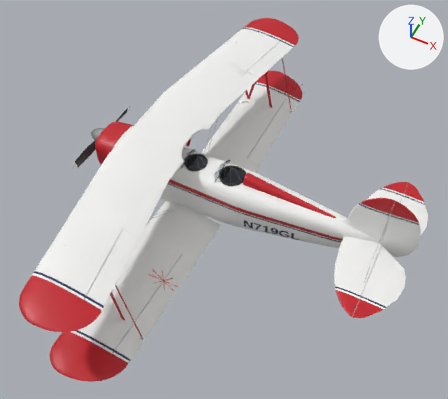
An edit to the glTF model unity/Assets/_Project/Resources/Models/great-lakes-like/great-lakes-like-own.glb, drawn before and after from the same camera.
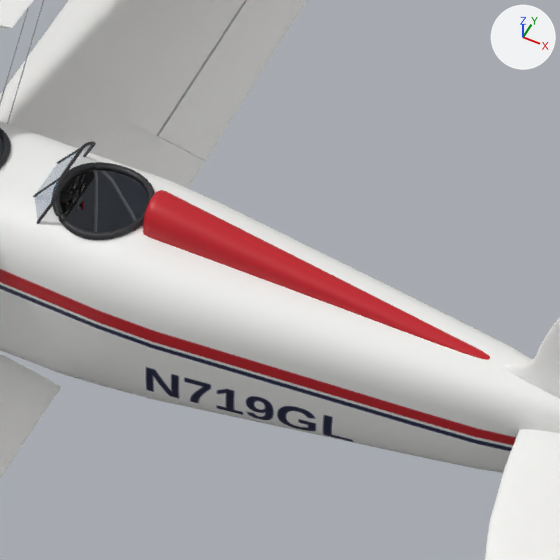
The first picture shows the older version from a 50 mm camera at (5.06, -6.73, 7.91) aimed at (1.77, -0.16, -0.31). The close-ups show the older and then the newer version on the part from 46% to 79% of the width and 31% to 68% of the height of that picture. Only the edits that show in the close-ups are written down. The axes (+X, +Y, +Z) are drawn at upper right. The lights are the same throughout. Where no turn or scale is listed for an object, it has been applied to the vertices.

Names of what the first close-up shows: 'Aileron_LR', 'Cockpit_Interior', 'Cockpit_Liner', 'Fin', 'Fuselage_Painted', 'Headrest', 'Stab', 'Windscreen_Frame', 'Windscreen_Glass', 'Wing_Lower', 'Wing_Upper' and 1 more.
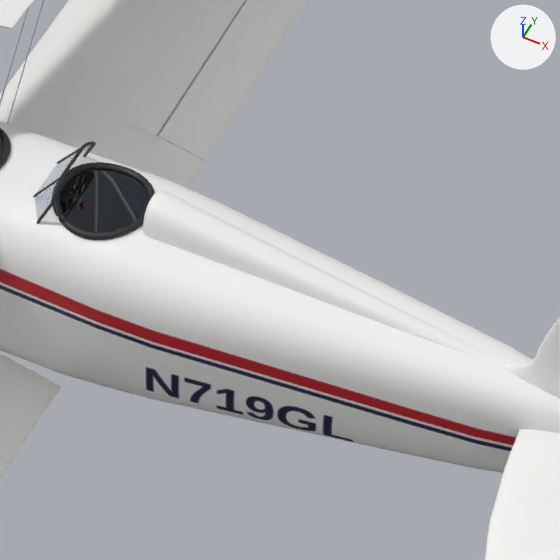
Pixel boxes [x1, y1, x2, y2] of what changed, in the close-ups (560 x 560 px):
'Headrest', recoloured (red to white): [143, 190, 490, 360] in both

The change, as a list of edits to the scene's bpy script:
```text
Change mat_paint_base:
    mat_paint_base.base_color: (0.552, 0.0103, 0.0194) -> (0.913, 0.913, 0.896)  # red #c41a26 -> white #f5f5f3
```
